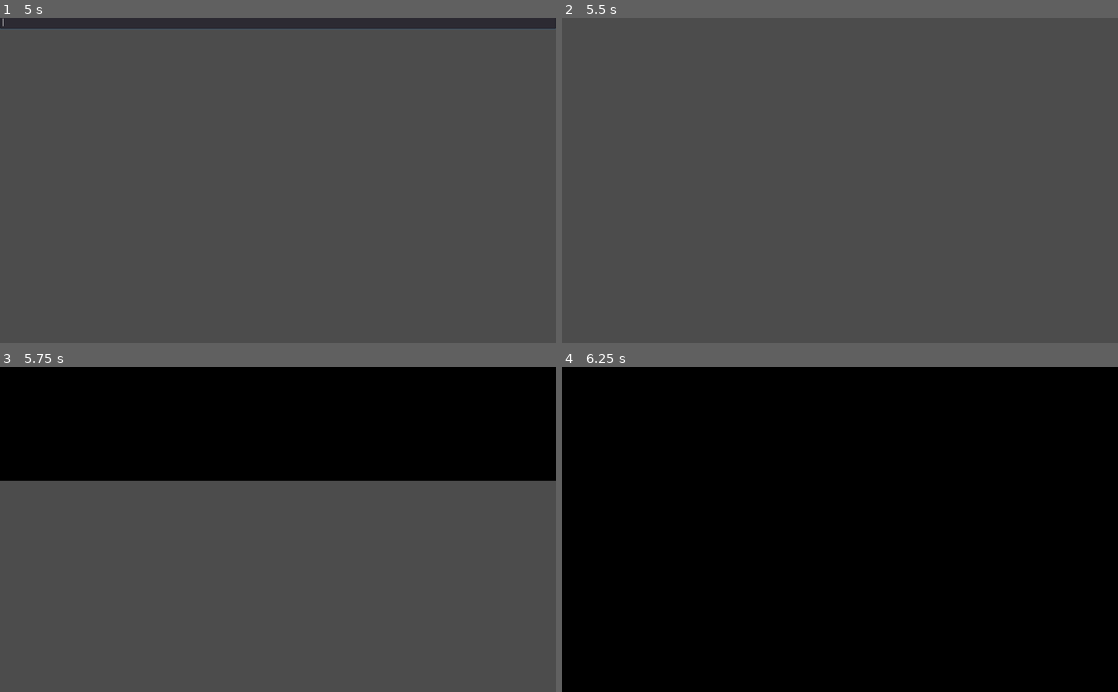
Above: before the commit, frames 1-4 (two rows, left to right).
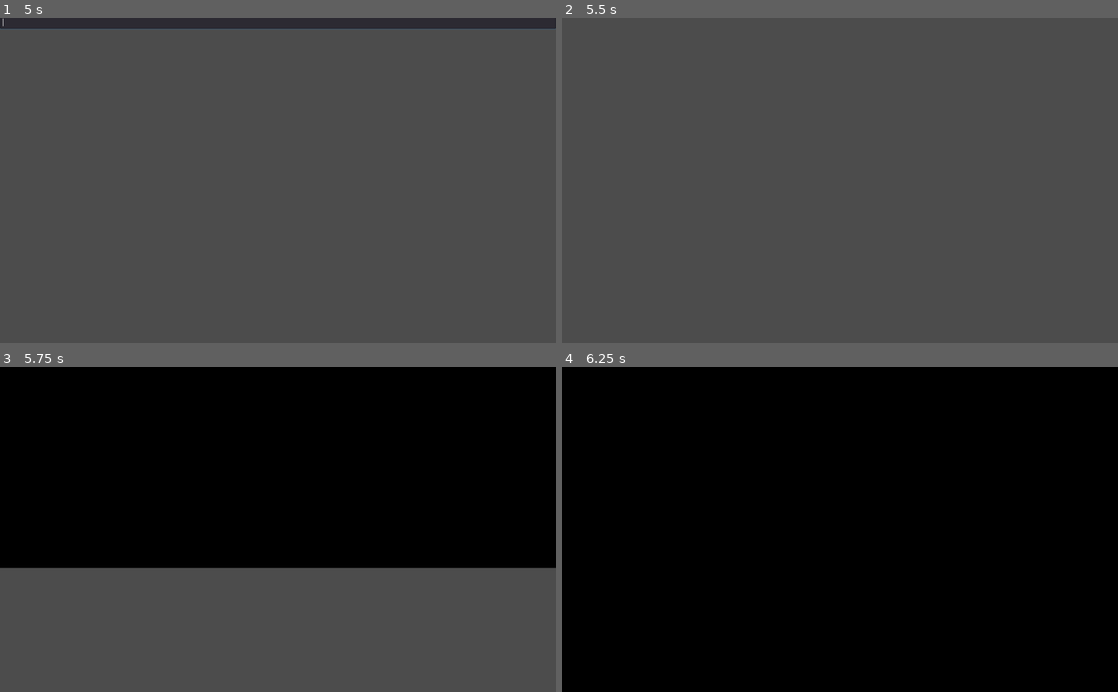
Above: after the commit, the same moments.

Repository: Jawfish/healsim
Game: Godot game, scene res://Interface/Menus/MainMenu.tscn
The game is run twice, just before and just after one commit, with the same random seed, the same clock (stepped at 60 frames per second) and the same inputs. Before the commit the project has no main scene; this scene is started directly in both runs.
Inputs (mouse positions are in pixels of both pictures, inside the frame that each line leads up to):
- Up to frame 1 (5 s): tap Enter (debug) at 0.5, 2.75, 4.25, 4.9 s; click (278, 24) at 1.27 s; type "12" at 1.35 s; tap Space at 2, 3.5 s
- Up to frame 2 (5.5 s): tap Space at 5 s
- Up to frame 3 (5.75 s): tap R (reload) at 5.65 s
- Up to frame 4 (6.25 s): no input

Frames 1-2 are identical in both runs. In frame 3, 27% of the frame differs, in the area x 0-100%, y 35-62%; in frame 4, nothing differs.

Commit message:
improve scene transition manager

Diff:
--- a/Engine/Managers/DebugManager.gd
+++ b/Engine/Managers/DebugManager.gd
@@ -3,6 +3,7 @@
 var secret = '55'
 var showing = false
 onready var viewport_size := get_viewport().get_visible_rect().size
+export(PackedScene) var heart_scene := preload("res://Heart/3D.tscn")
 
 func _input(event: InputEvent) -> void:
 	if event.is_action_pressed('debug') and not showing and not $Tween.is_active():
@@ -16,7 +17,7 @@
 
 func _on_LineEdit_text_entered(new_text: String) -> void:
 	if $LineEdit.text == secret:
-		SceneManager.transition_to_scene(SceneManager.scene_dictionary[SceneManager.SCENES.HEART])
+		SceneManager.transition_to_scene(heart_scene)
 	$LineEdit.text = ''
 
 func _on_Tween_tween_all_completed() -> void:
--- a/Engine/Managers/SceneManager.gd
+++ b/Engine/Managers/SceneManager.gd
@@ -1,60 +1,49 @@
 extends Node
 
 
-onready var heart := preload('res://Heart/3D.tscn')
-onready var main_menu := preload('res://Interface/Menus/MainMenu.tscn')
-onready var game_over := preload('res://Interface/Menus/GameOver.tscn')
-onready var tween := $TransitionTween
-onready var color_rect := $TransitionFade
-onready var slide_sound := $TransitionSound
+onready var _transition_tween := $TransitionTween
+onready var _transition_overlay := $TransitionOverlay
+onready var _transition_sound := $TransitionSound
 onready var viewport_size := get_viewport().get_visible_rect().size
 
 export var transition_speed: float = 0.6
 
-var current_scene
-var secret = '55'
-enum SCENES {
-	MAIN_MENU,
-	GAME_OVER,
-	HEART,
-	MAIN_GAME
-}
-
-var scene_dictionary: Dictionary = {
-			SCENES.MAIN_MENU: load("res://Interface/Menus/MainMenu.tscn"),
-			SCENES.GAME_OVER: load("res://Interface/Menus/GameOver.tscn"),
-			SCENES.HEART: load("res://Heart/3D.tscn"),
-			SCENES.MAIN_GAME: load("res://World/MainGame.tscn")
-}
+var current_scene: PackedScene
 
 func _ready() -> void:
-	color_rect.rect_size = viewport_size
-	color_rect.margin_bottom = -viewport_size.x
+	var node := Node.new()
+	get_tree().get_root().connect("size_changed", self, "recalculate_resolution")
+	_recalculate_resolution()
 
 func reload_level() -> void:
-	transition_to_scene(scene_dictionary[current_scene.level_name])
-
-func start_game() -> void:
-	transition_to_scene(scene_dictionary[SCENES.MAIN_GAME])
+	transition_to_scene(current_scene)
 
 func transition_to_scene(scene: PackedScene) -> void:
+	_recalculate_resolution()
 	SignalManager.emit_signal("slide_down_start")
-	slide_down()
-	yield(tween, "tween_all_completed")
+	_slide_down()
+	yield(_transition_tween, "tween_all_completed")
 	SignalManager.emit_signal("slide_down_finish")
 	get_tree().change_scene_to(scene)
-	slide_up()
-	yield(tween, "tween_all_completed")
+	_slide_up()
+	yield(_transition_tween, "tween_all_completed")
 	SignalManager.emit_signal("slide_up_finish")
+	current_scene = scene
 
-func slide_down() -> void:
-	tween.interpolate_property(color_rect, "margin_bottom", color_rect.margin_bottom, 0, transition_speed, Tween.TRANS_EXPO, Tween.EASE_OUT)
-	tween.start()
-	slide_sound.pitch_scale = 1
-	slide_sound.play()
+func _slide_down() -> void:
+	_transition_tween.interpolate_property(_transition_overlay, "margin_bottom", _transition_overlay.margin_bottom, 0, transition_speed, Tween.TRANS_EXPO, Tween.EASE_OUT)
+	_transition_tween.start()
+	_transition_sound.pitch_scale = 1
+	_transition_sound.play()
 
-func slide_up() -> void:
-	tween.interpolate_property(color_rect, "margin_bottom", color_rect.margin_bottom, -viewport_size.y, transition_speed, Tween.TRANS_EXPO, Tween.EASE_OUT)
-	tween.start()
-	slide_sound.pitch_scale = 1.1
-	slide_sound.play()
+func _slide_up() -> void:
+	_transition_tween.interpolate_property(_transition_overlay, "margin_bottom", _transition_overlay.margin_bottom, -viewport_size.y, transition_speed, Tween.TRANS_EXPO, Tween.EASE_OUT)
+	_transition_tween.start()
+	_transition_sound.pitch_scale = 1.1
+	_transition_sound.play()
+
+func _recalculate_resolution() -> void:
+	print('screen size changed')
+	viewport_size = get_viewport().get_visible_rect().size
+	_transition_overlay.rect_size = viewport_size
+	_transition_overlay.margin_bottom = -viewport_size.y
--- a/Engine/Managers/SceneManager.tscn
+++ b/Engine/Managers/SceneManager.tscn
@@ -9,7 +9,7 @@
 [node name="TransitionSound" type="AudioStreamPlayer2D" parent="."]
 stream = ExtResource( 2 )
 
-[node name="TransitionFade" type="ColorRect" parent="."]
+[node name="TransitionOverlay" type="ColorRect" parent="."]
 anchor_right = 1.0
 anchor_bottom = 1.0
 color = Color( 0, 0, 0, 1 )
@@ -18,5 +18,3 @@
 }
 
 [node name="TransitionTween" type="Tween" parent="."]
-
-[node name="DebugTween" type="Tween" parent="."]
--- a/Heart/3D.tscn
+++ b/Heart/3D.tscn
@@ -14,7 +14,7 @@
 current = true
 
 [node name="Heart" parent="." instance=ExtResource( 1 )]
-transform = Transform( 1, 0, 0, 0, 1, 0, 0, 0, 1, 0, -0.095091, 0 )
+transform = Transform( 1, 0, 0, 0, 1, 0, 0, 0, 1, 0, -0.00535798, 0 )
 
 [node name="DirectionalLight" type="DirectionalLight" parent="."]
 transform = Transform( 0.999991, 0.000585269, -0.00427702, 0.00147412, 0.884916, 0.465749, 0.00405739, -0.465751, 0.884907, 0, 0, 3.49903 )
--- a/Heart/Heart.tscn
+++ b/Heart/Heart.tscn
@@ -3,10 +3,15 @@
 [ext_resource path="res://Heart/Heart.fbx" type="PackedScene" id=1]
 
 [sub_resource type="SpatialMaterial" id=1]
+flags_transparent = true
+params_cull_mode = 2
+params_depth_draw_mode = 3
 albedo_color = Color( 0, 0.835938, 1, 1 )
 metallic = 0.1
 metallic_specular = 1.0
 roughness = 0.0
+normal_enabled = true
+normal_scale = 1.0
 ao_enabled = true
 ao_light_affect = 0.0
 ao_on_uv2 = false
@@ -17,5 +22,5 @@
 [node name="Heart" instance=ExtResource( 1 )]
 
 [node name="Love" parent="RootNode" index="0"]
-transform = Transform( 1, 0, 0, 0, -4.37114e-08, 1, 0, -1, -4.37114e-08, 0, 0, 0 )
+transform = Transform( 1, 0, 0, 0, -4.37114e-08, 1, 0, -1, -4.37114e-08, 0, -0.0404125, 0 )
 material/0 = SubResource( 1 )
--- a/Heart/cory_procsky_env.tres
+++ b/Heart/cory_procsky_env.tres
@@ -13,7 +13,7 @@
 [resource]
 background_mode = 1
 background_sky = SubResource( 1 )
-background_color = Color( 0.188235, 0.741176, 0.984314, 1 )
+background_color = Color( 0, 0.431373, 0.619608, 1 )
 background_energy = 0.33
 ambient_light_color = Color( 0.584314, 0.584314, 0.584314, 1 )
 ambient_light_sky_contribution = 0.3
--- a/project.godot
+++ b/project.godot
@@ -11,6 +11,7 @@
 [application]
 
 config/name="Squire"
+run/main_scene="res://Interface/Menus/MainMenu.tscn"
 
 [autoload]
 
